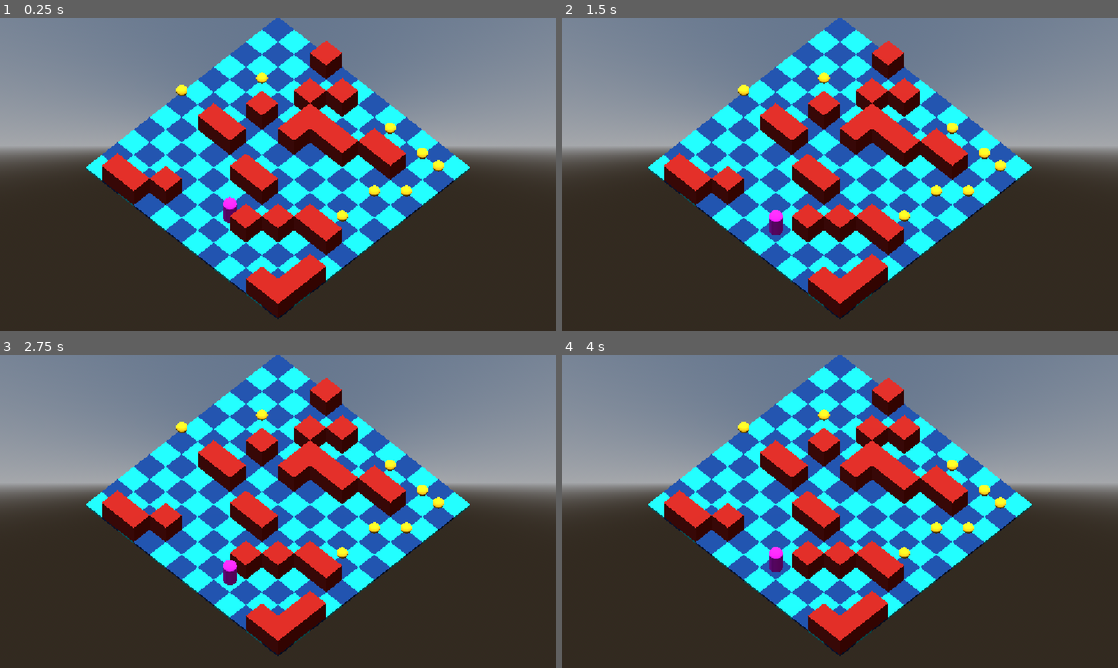
Above: before the commit, frames 1-4 (two rows, left to right).
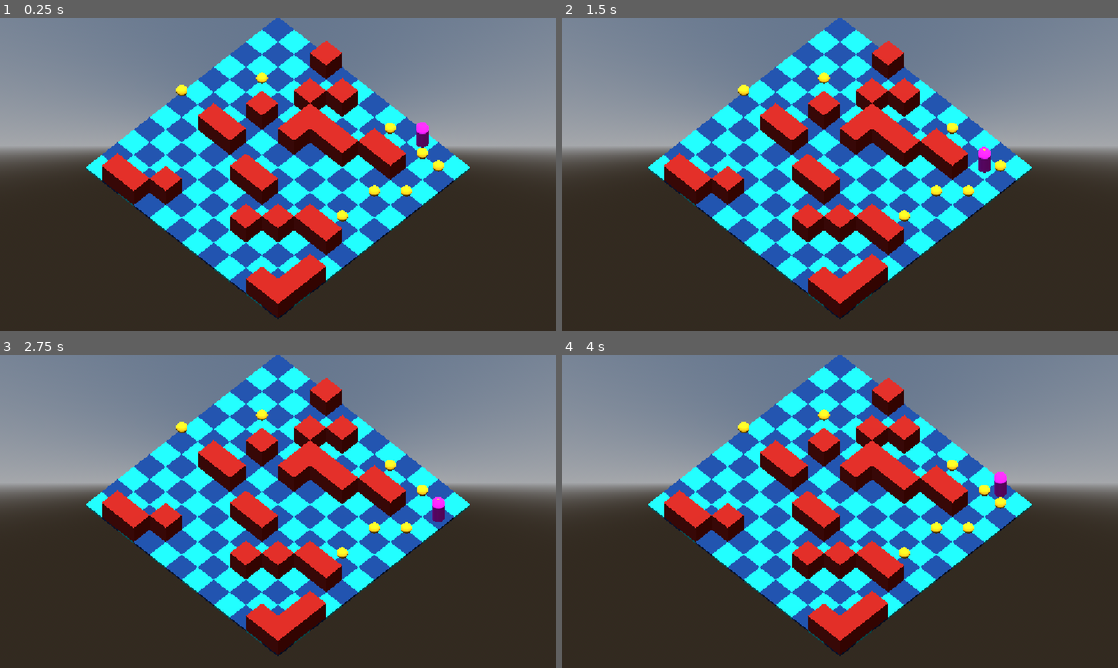
Above: after the commit, the same moments.

Repository: kaezrr/RLExplorer
Game: Godot game, scene res://scenes/main.tscn
Two runs of this game, one before a commit and one after it. Both use one fixed random seed, a clock stepped at 60 frames per second and the inputs below.
Inputs:
- Up to frame 1 (0.25 s): no input
- Up to frame 2 (1.5 s): tap Enter at 0.5 s; hold D 0.53-1.28 s; tap Space at 1.25 s; hold S from 1.28 s (still down)
- Up to frame 3 (2.75 s): tap Enter at 2 s; release S at 2.03 s; hold D from 2.03 s (still down)
- Up to frame 4 (4 s): tap Space at 2.75 s; release D at 2.78 s; hold W 2.78-3.53 s; tap Enter at 3.5 s; hold A from 3.53 s (still down)

The runs differ from the first frame. In frame 1, 0.3% of the frame differs, in the area x 40-78%, y 33-66%; in frame 2, 0.3%; in frame 3, 0.3%; in frame 4, 0.3%, in the area x 37-80%, y 37-70%.

Commit message:
add training

Diff:
--- a/scripts/grid_world.gd
+++ b/scripts/grid_world.gd
@@ -30,14 +30,6 @@
 			grid,
 			start_position
 		):
-			print(
-				"Valid map generated with seed ",
-				current_seed,
-				" after ",
-				attempt + 1,
-				" attempt(s)."
-			)
-
 			return grid
 
 		current_seed += 1
--- a/scripts/main.gd
+++ b/scripts/main.gd
@@ -9,6 +9,7 @@
 var grid_world: GridWorld
 var grid_renderer: GridRenderer
 var q_learning: QLearning
+var trainer: Trainer
 
 func position_camera(grid_size: int) -> void:
 	var center := Vector3(grid_size / 2.0, 0, grid_size / 2.0)
@@ -40,13 +41,29 @@
 		grid_renderer
 	)
 
+	trainer = Trainer.new(
+		q_learning,
+		agent,
+		grid_world
+	)
+
+	var rewards := trainer.run_training(
+		500,
+		0.1,
+		0.9,
+		1.0,
+		0.05,
+		0.995
+	)
+
+	print("Training test rewards: ", rewards)
+	print("Q-table states learned: ", q_learning.q_table.size())
 	print("Initial agent state: ", agent.get_state_key())
 
 	position_camera(GridWorld.GRID_SIZE)
 
 	#print("Generated map with seed ", MAP_SEED)
 	#grid_world.print_map(grid)
-
 
 
 func find_agent_start(grid: Array) -> Vector2i:
--- /dev/null
+++ b/scripts/trainer.gd
@@ -0,0 +1,136 @@
+extends RefCounted
+class_name Trainer
+
+
+var q_learning: QLearning
+var agent: GridAgent
+var grid_world: GridWorld
+
+var episode_rewards: Array[float] = []
+
+var training_seed: int = 42
+var max_steps: int = 150
+
+
+func _init(
+	q_learning_system: QLearning,
+	agent_system: GridAgent,
+	grid_world_system: GridWorld
+) -> void:
+	q_learning = q_learning_system
+	agent = agent_system
+	grid_world = grid_world_system
+
+
+func run_training(
+	num_episodes: int,
+	alpha: float,
+	gamma: float,
+	epsilon_start: float,
+	epsilon_end: float,
+	epsilon_decay: float
+) -> Array[float]:
+
+	episode_rewards.clear()
+
+	var epsilon := epsilon_start
+
+	for episode in range(num_episodes):
+
+		var total_reward := run_episode(
+			alpha,
+			gamma,
+			epsilon
+		)
+
+		episode_rewards.append(total_reward)
+
+		epsilon = max(
+			epsilon_end,
+			epsilon * epsilon_decay
+		)
+
+		print(
+			"Episode ",
+			episode + 1,
+			"/",
+			num_episodes,
+			" | Reward: ",
+			total_reward,
+			" | Epsilon: ",
+			epsilon
+		)
+
+	return episode_rewards
+
+
+func run_episode(
+	alpha: float,
+	gamma: float,
+	epsilon: float
+) -> float:
+
+	# --------------------------------------------------
+	# Generate/reset the training map.
+	# --------------------------------------------------
+
+	var grid := grid_world.generate_map(
+		training_seed
+	)
+
+	var start_position := grid_world.find_agent_start(
+		grid
+	)
+
+	agent.setup(
+		start_position,
+		grid,
+		agent.grid_renderer
+	)
+
+	# --------------------------------------------------
+	# Run one episode.
+	# --------------------------------------------------
+
+	var total_reward := 0.0
+
+	for step in range(max_steps):
+
+		# 1. Observe current state.
+		var state_key := agent.get_state_key()
+
+		# 2. Choose action using epsilon-greedy policy.
+		var action := q_learning.get_action(
+			state_key,
+			epsilon
+		)
+
+		# 3. Take the action in the environment.
+		var result: Dictionary = agent.try_move(
+			action
+		)
+
+		# 4. Receive reward.
+		var reward: float = result.reward
+
+		# 5. Observe the new state.
+		var next_state_key := agent.get_state_key()
+
+		# 6. Update Q-table.
+		q_learning.update(
+			state_key,
+			action,
+			reward,
+			next_state_key,
+			alpha,
+			gamma
+		)
+
+		# 7. Accumulate episode reward.
+		total_reward += reward
+
+		# 8. Stop if all collectibles were collected.
+		if result.completed:
+			break
+
+	return total_reward
Not shown, added: scripts/trainer.gd.uid
